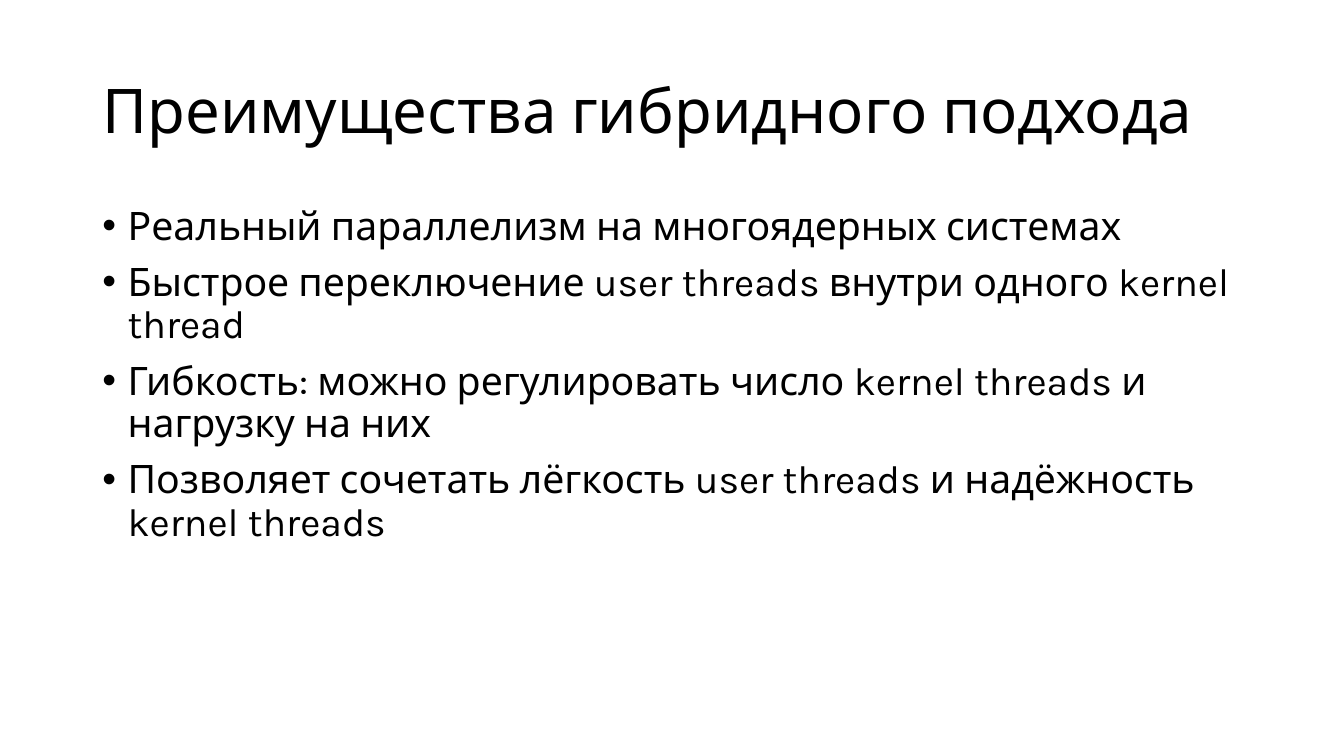
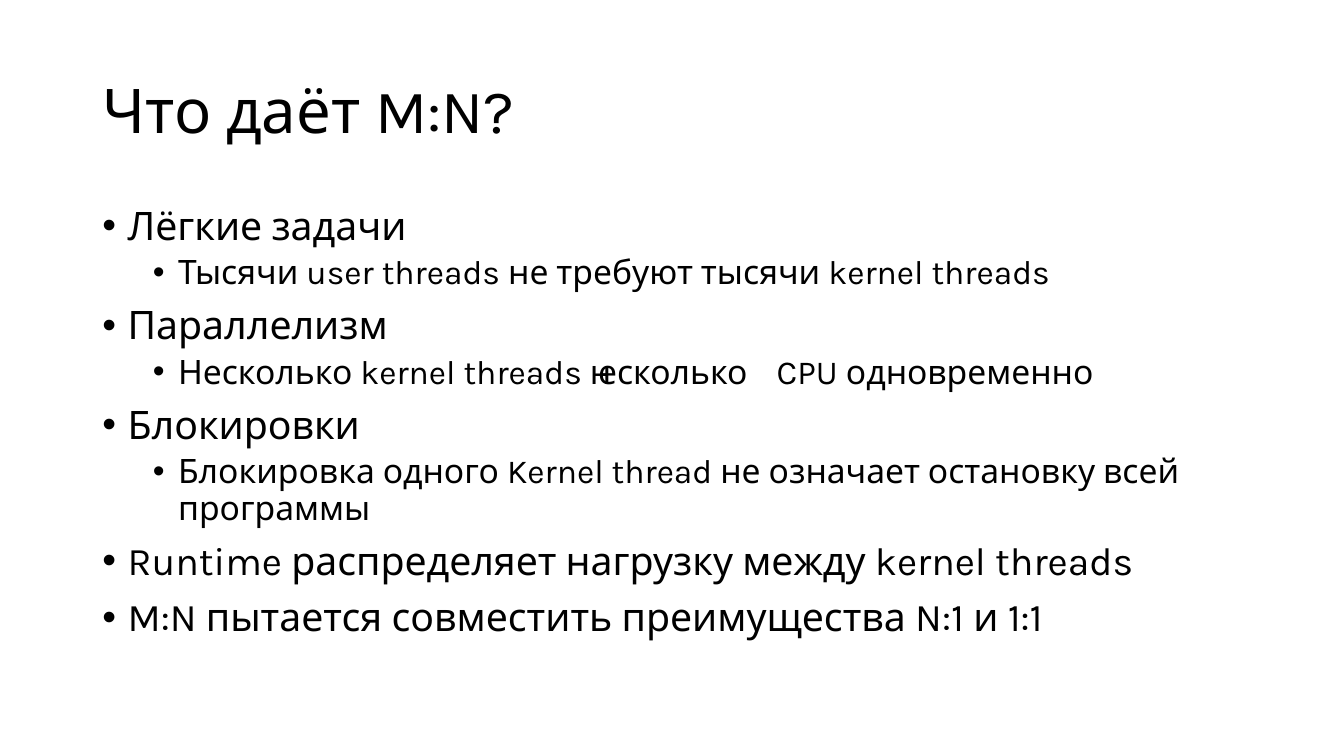
Before and after one commit to alexey-malov/os-course, a slide deck: slide 28 of lectures/04/Потоки.pptx (slide 43 before the commit). Drawn at 1344x756 pixels with LibreOffice and Linux fonts; fonts in the diff are those of the drawing. Boxes give left, top, right and bottom in pixels: in the first picture for what was removed or moved away, otherwise in the second. Text is boxed around its words. In the diff, an @@ line names an element or a change of style, - is before the commit and + after.

```diff
--- a/lectures/04/Потоки.pptx
+++ b/lectures/04/Потоки.pptx
@@ title at (102, 88, 514, 145): text changed @@
-Преимущества гибридного подхода
+Что даёт M:N?
@@ text at (128, 211, 1179, 641): text changed; size 28 to 24 pt @@
-• Реальный параллелизм на многоядерных системах
-• Быстрое переключение user threads внутри одного kernel thread
-• Гибкость: можно регулировать число kernel threads и нагрузку на них
-• Позволяет сочетать лёгкость user threads и надёжность kernel threads
+• Лёгкие задачи
+  • Тысячи user threads не требуют тысячи kernel threads
+• Параллелизм
+  • Несколько kernel threads → несколько CPU одновременно
+• Блокировки
+  • Блокировка одного Kernel thread не означает остановку всей программы
+• Runtime распределяет нагрузку между kernel threads
+• M:N пытается совместить преимущества N:1 и 1:1
```
Also in this commit, not shown: 4 other slides changed, 28 slides added, 46 slides removed.
